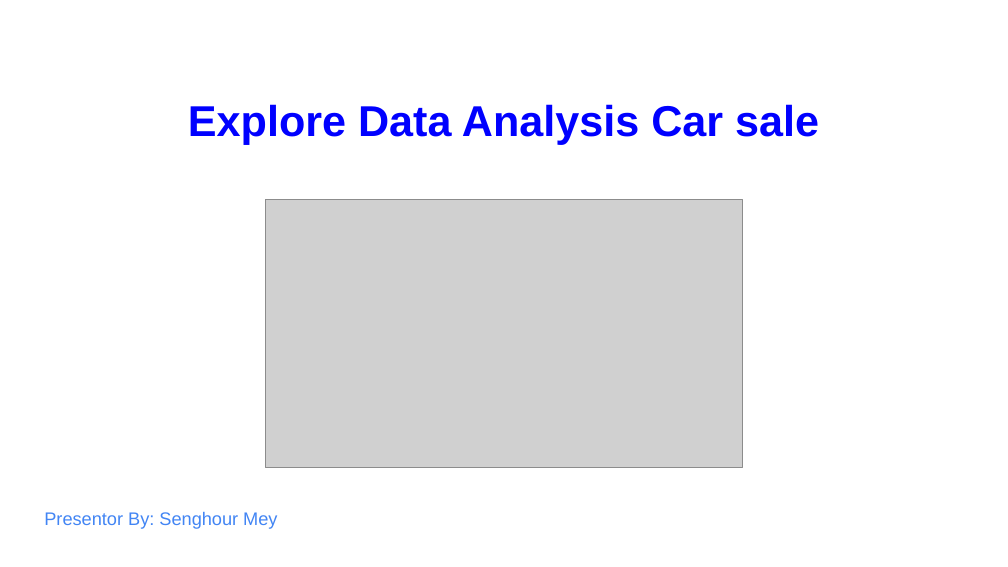
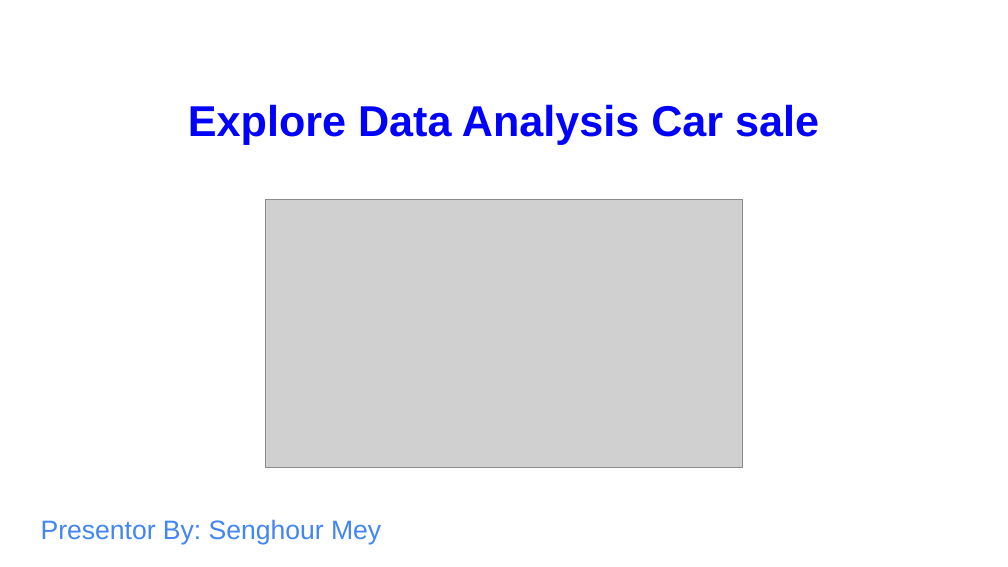
Before and after one commit to Meysenghour/Bigdata_sales-car-data, a slide deck: slide 1 of Final_Project_Bigdata.pptx. Drawn at 1008x567 pixels with LibreOffice and Linux fonts; fonts in the diff are those of the drawing; grey boxes stand for pictures. Boxes give left, top, right and bottom in pixels: in the first picture for what was removed or moved away, otherwise in the second. Text is boxed around its words. In the diff, an @@ line names an element or a change of style, - is before the commit and + after.

```diff
--- a/Final_Project_Bigdata.pptx
+++ b/Final_Project_Bigdata.pptx
@@ text "Presentor By: Senghour Mey" at <box>41,519,381,545</box>: size 13 to 19 pt @@
```
